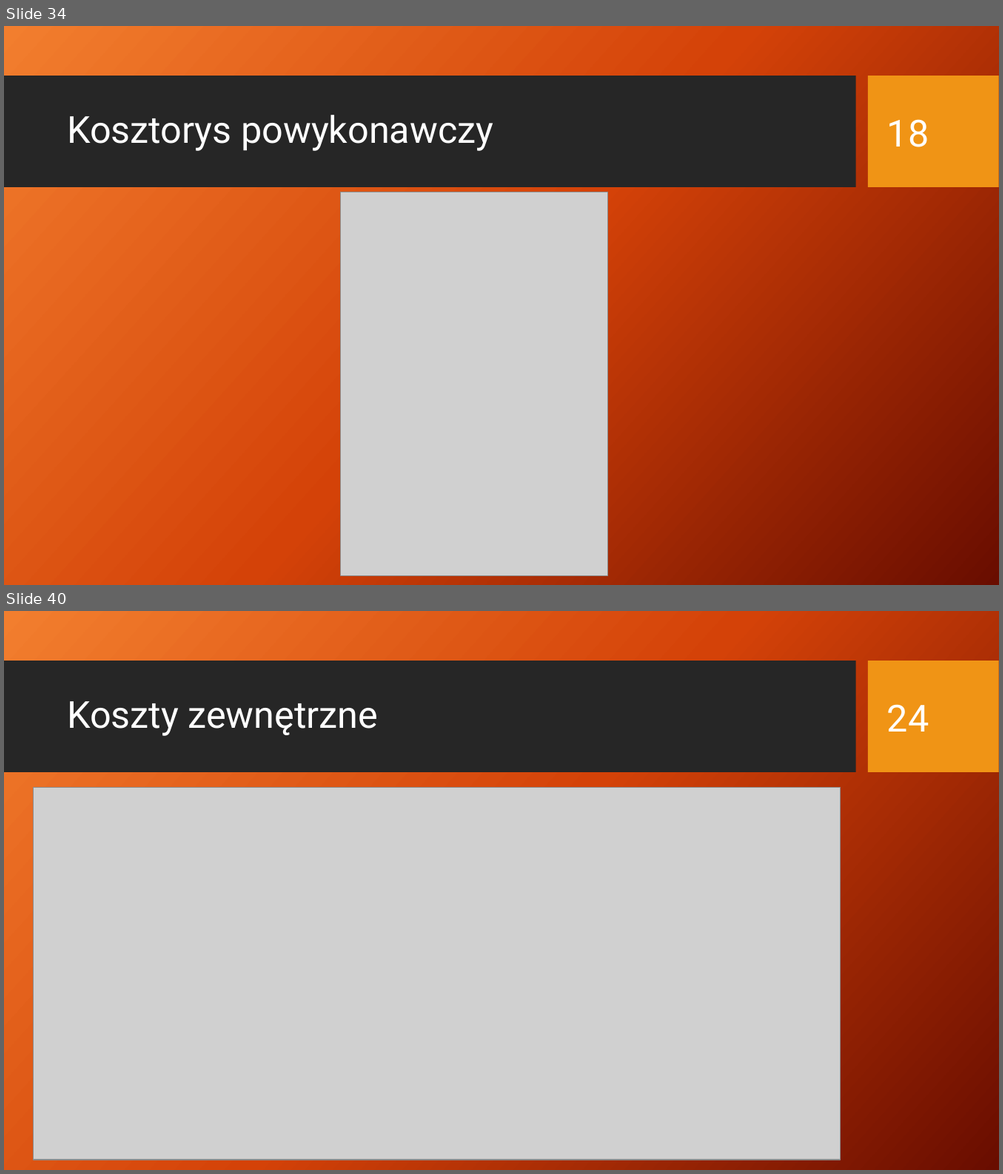
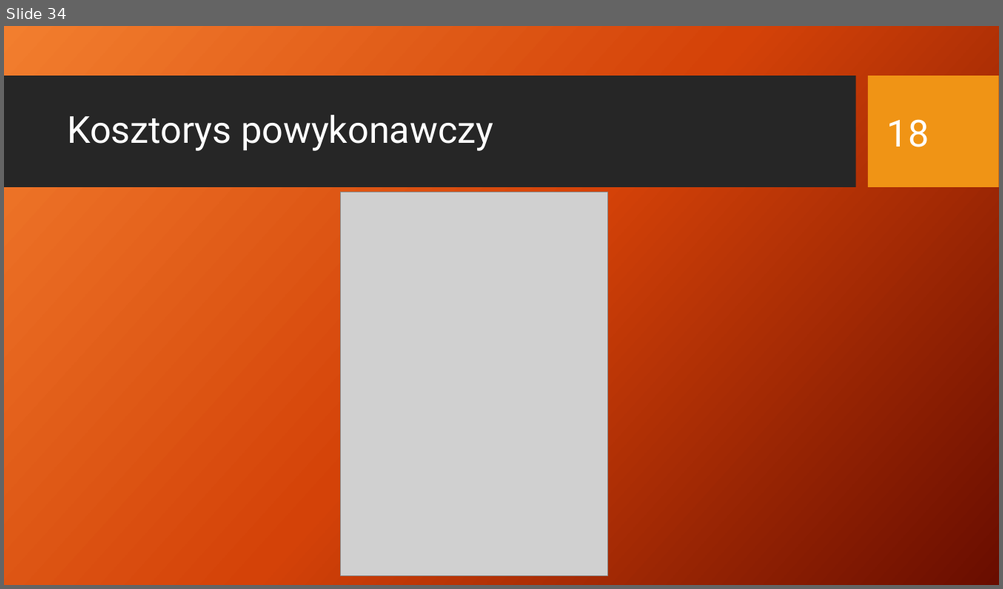
Before and after one commit to rudnickirobert/KWZP2021, a slide deck: Prezentacja_29.04.pptx. Shown one above the other, each under a label of ours: slides 34 and 40 before the commit, slide 34 after it; the slides between them are not shown. The pictures are 1003x1174 and 1003x589 pixels, drawn with LibreOffice and Linux fonts; fonts in the diff are those of the drawing; grey boxes stand for pictures; background and template pictures are left out. Boxes give left, top, right and bottom in pixels: in the first picture for what was removed or moved away, otherwise in the second. Text is boxed around its words. In the diff, an @@ line names an element or a change of style, - is before the commit and + after.

```diff
--- a/Prezentacja_29.04.pptx
+++ b/Prezentacja_29.04.pptx
@@ slide 40 removed at (4,611,999,1170), background picture (left out); not listed: 2 template elements that a slide beside it also shows @@
@@ title removed at (67,701,378,736) @@
-Koszty zewnętrzne
@@ text removed at (887,704,929,732) @@
-24
@@ picture removed at (33,787,839,1160) @@
```
Also in this commit, not shown: 4 slides changed, 5 slides added, 3 other slides removed, 31 other files.
